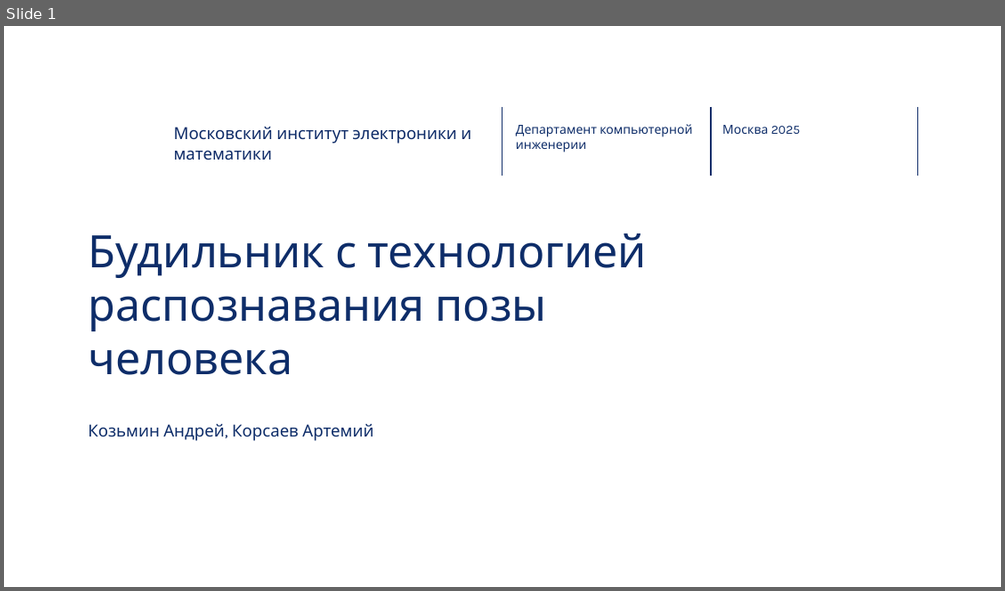
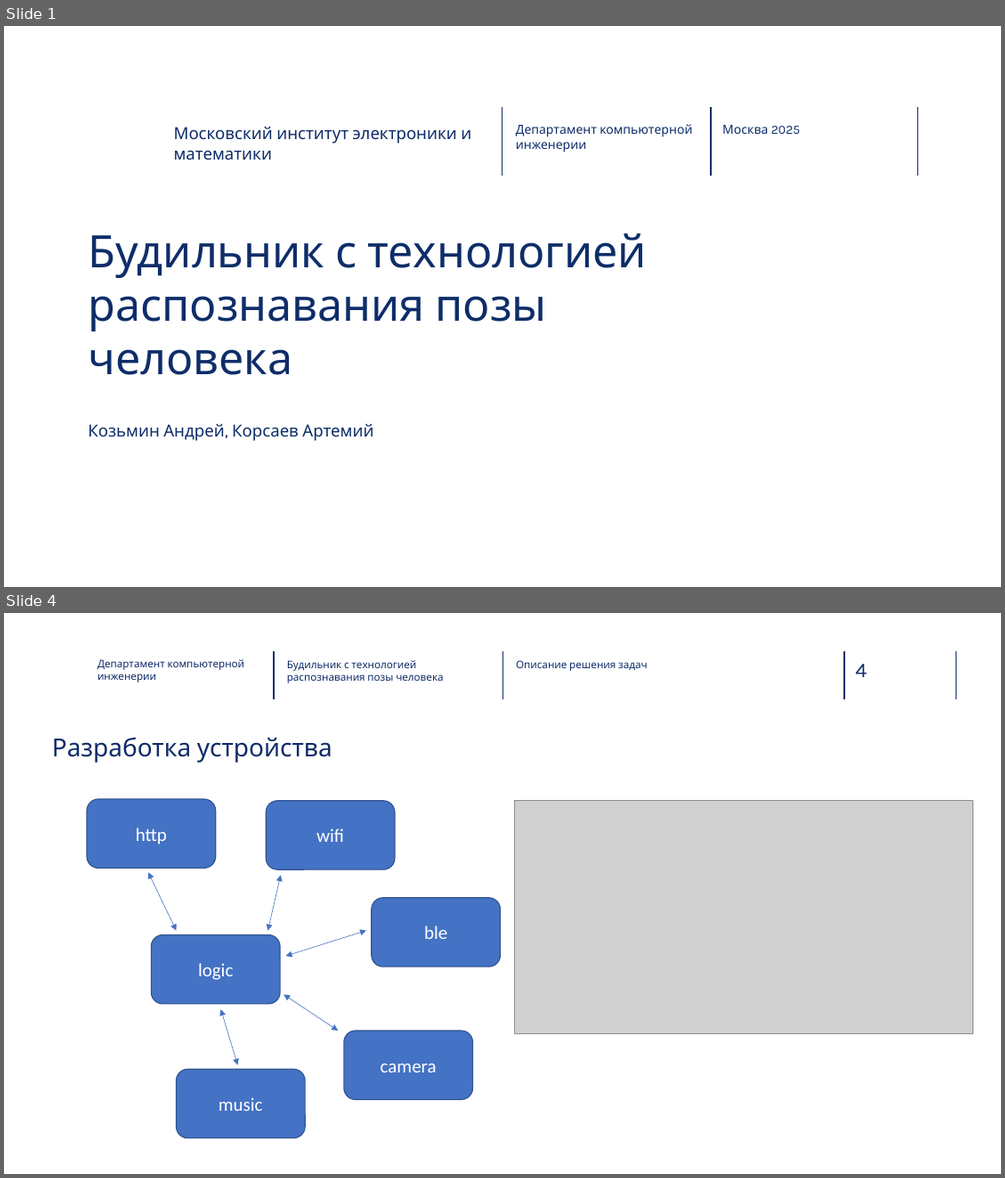
Before and after one commit to SynKolbasyn/alarm_clock, a slide deck: docs/alarm_clock.pptx. Shown one above the other, each under a label of ours: slide 1 before the commit, slides 1 and 4 after it; the slides between them are not shown. The pictures are 1005x591 and 1005x1178 pixels, drawn with LibreOffice and Linux fonts; fonts in the diff are those of the drawing; grey boxes stand for pictures; background and template pictures are left out. Boxes give left, top, right and bottom in pixels: in the first picture for what was removed or moved away, otherwise in the second. Text is boxed around its words. In the diff, an @@ line names an element or a change of style, - is before the commit and + after.

```diff
--- a/docs/alarm_clock.pptx
+++ b/docs/alarm_clock.pptx
@@ slide 4 added at [4, 613, 1001, 1174], background picture (left out) @@
@@ text added at [97, 659, 245, 682], 10 pt, text #0F2C68 @@
+Департамент компьютерной инженерии
@@ line added from (274, 651) to (274, 699), #102D69 1 pt @@
@@ text added at [287, 660, 443, 683], 10 pt, text #0E2D69 @@
+Будильник с технологией распознавания позы человека
@@ line added from (502, 651) to (502, 699), #102D69 1 pt @@
@@ text added at [516, 660, 647, 671], 10 pt, text #0E2D69 @@
+Описание решения задач
@@ line added from (844, 651) to (844, 699), #102D69 1 pt @@
@@ page number added at [855, 664, 866, 677], 20 pt, text #102D69 @@
+4
@@ line added from (956, 651) to (956, 699), #102D69 1 pt @@
@@ title added at [52, 737, 332, 763], 24 pt, text #0F2C68 @@
+Разработка устройства
@@ rounded rectangle added at [87, 799, 216, 868], fill #4472C4, outline #325491 1 pt, 18 pt, text #FFFFFF @@
+http
@@ rounded rectangle added at [266, 801, 395, 869], fill #4472C4, outline #325491 1 pt, 18 pt, text #FFFFFF @@
+wifi
@@ picture added at [514, 801, 973, 1034] @@
@@ double arrow added from (148, 873) to (176, 930), #4472C4 0.5 pt @@
@@ double arrow added from (281, 875) to (268, 930), #4472C4 0.5 pt @@
@@ rounded rectangle added at [372, 898, 500, 966], fill #4472C4, outline #325491 1 pt, 18 pt, text #FFFFFF @@
+ble
@@ double arrow added from (366, 930) to (286, 957), #4472C4 0.5 pt @@
@@ rounded rectangle added at [152, 934, 280, 1004], fill #4472C4, outline #325491 1 pt, 18 pt, text #FFFFFF @@
+logic
@@ double arrow added from (238, 1064) to (221, 1009), #4472C4 0.5 pt @@
@@ double arrow added from (339, 1030) to (283, 995), #4472C4 0.5 pt @@
@@ rounded rectangle added at [344, 1030, 473, 1099], fill #4472C4, outline #325491 1 pt, 18 pt, text #FFFFFF @@
+camera
@@ rounded rectangle added at [176, 1070, 305, 1138], fill #4472C4, outline #325491 1 pt, 18 pt, text #FFFFFF @@
+music
```
Also in this commit, not shown: 2 slides changed, 2 other slides added.
